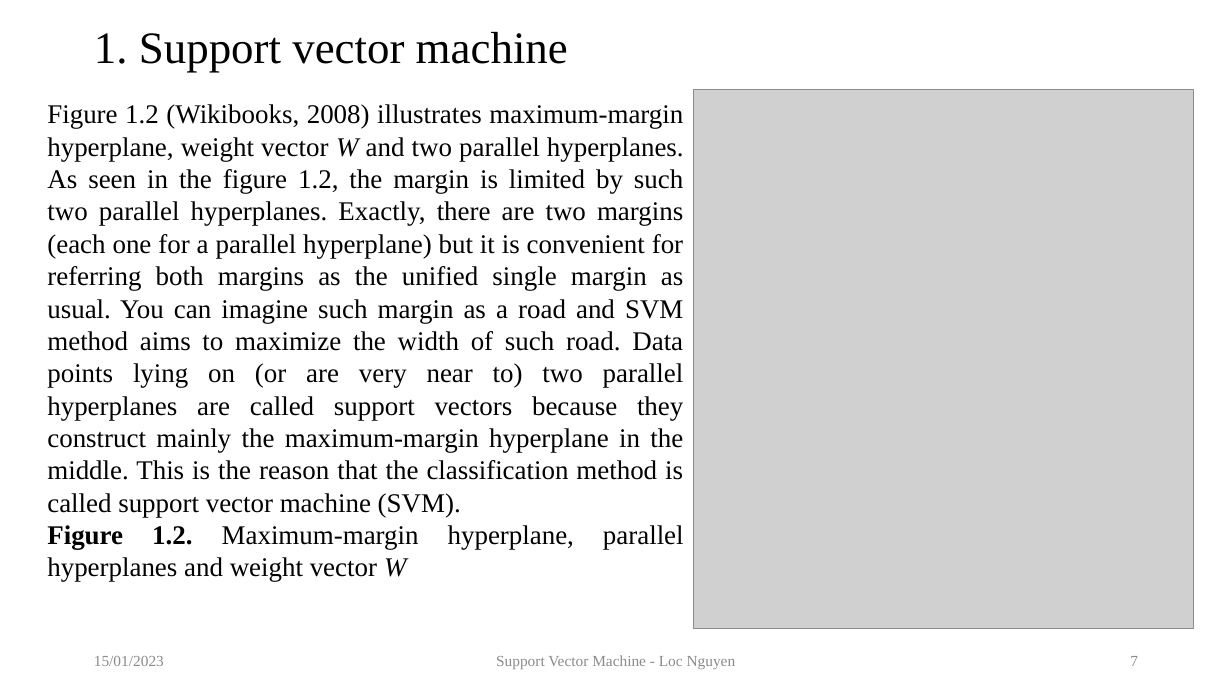
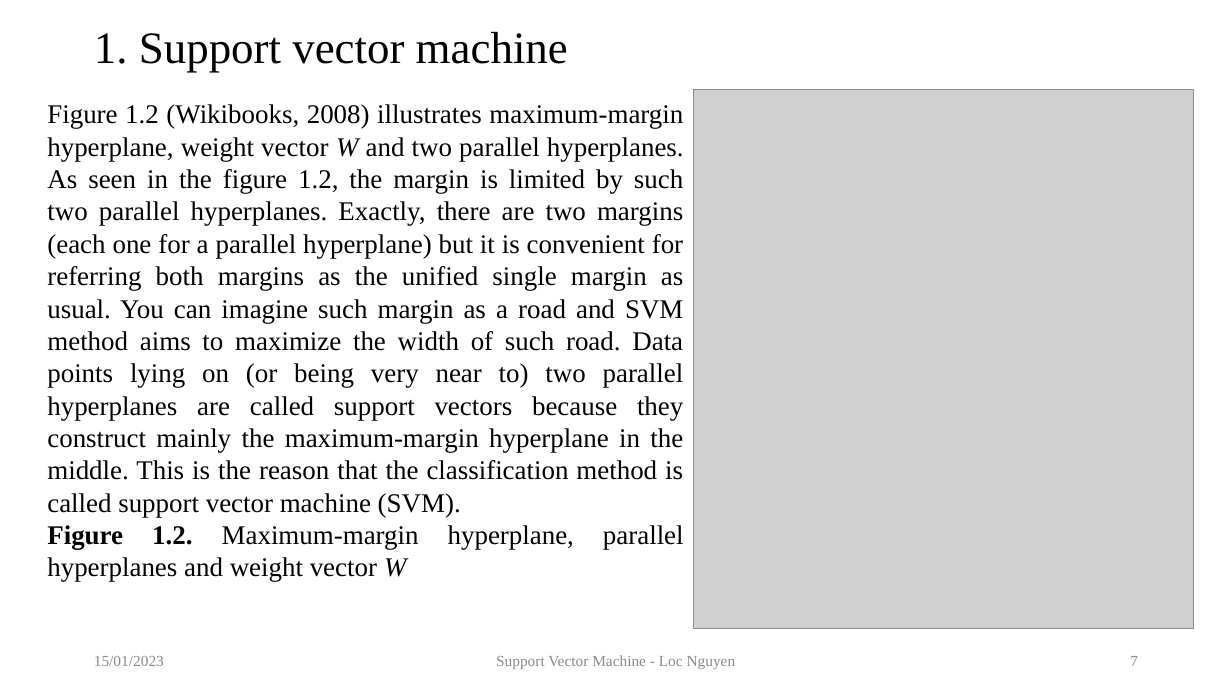
Before and after one commit to sciencepg/global-optimization, a slide deck: slide 7 of 09.TutorialOnSVM/artifact/TutorialOnSVM.pptx. Drawn at 1232x693 pixels with LibreOffice and Linux fonts; fonts in the diff are those of the drawing; grey boxes stand for pictures. Boxes give left, top, right and bottom in pixels: in the first picture for what was removed or moved away, otherwise in the second. Text is boxed around its words. In the diff, an @@ line names an element or a change of style, - is before the commit and + after.

```diff
--- a/09.TutorialOnSVM/artifact/TutorialOnSVM.pptx
+++ b/09.TutorialOnSVM/artifact/TutorialOnSVM.pptx
@@ text at (47,104,684,517): text changed @@
-Figure 1.2 (Wikibooks, 2008) illustrates maximum-margin hyperplane, weight vector W and two parallel hyperplanes. As seen in the figure 1.2, the margin is limited by such two parallel hyperplanes. Exactly, there are two margins (each one for a parallel hyperplane) but it is convenient for referring both margins as the unified single margin as usual. You can imagine such margin as a road and SVM method aims to maximize the width of such road. Data points lying on (or are very near to) two parallel hyperplanes are called support vectors because they construct mainly the maximum-margin hyperplane in the middle. This is the reason that the classification method is called support vector machine (SVM).
+Figure 1.2 (Wikibooks, 2008) illustrates maximum-margin hyperplane, weight vector W and two parallel hyperplanes. As seen in the figure 1.2, the margin is limited by such two parallel hyperplanes. Exactly, there are two margins (each one for a parallel hyperplane) but it is convenient for referring both margins as the unified single margin as usual. You can imagine such margin as a road and SVM method aims to maximize the width of such road. Data points lying on (or being very near to) two parallel hyperplanes are called support vectors because they construct mainly the maximum-margin hyperplane in the middle. This is the reason that the classification method is called support vector machine (SVM).
```
Also in this commit, not shown: 3 other slides changed, 1 slide added, 1 other file.
